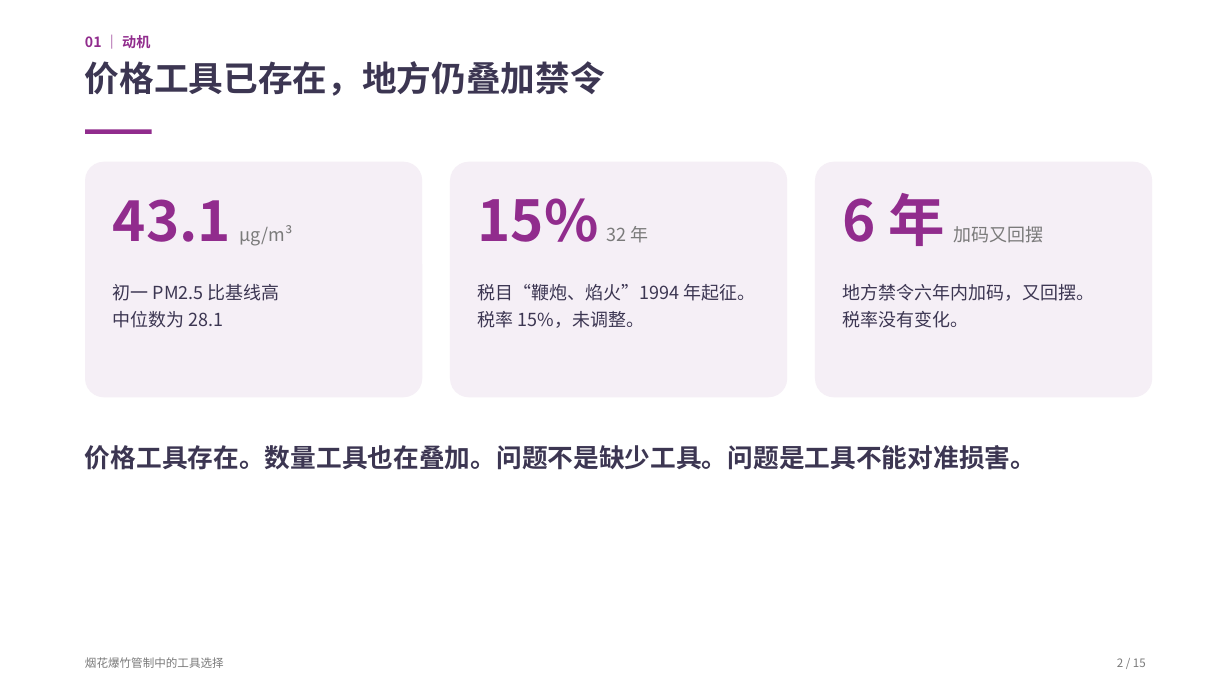
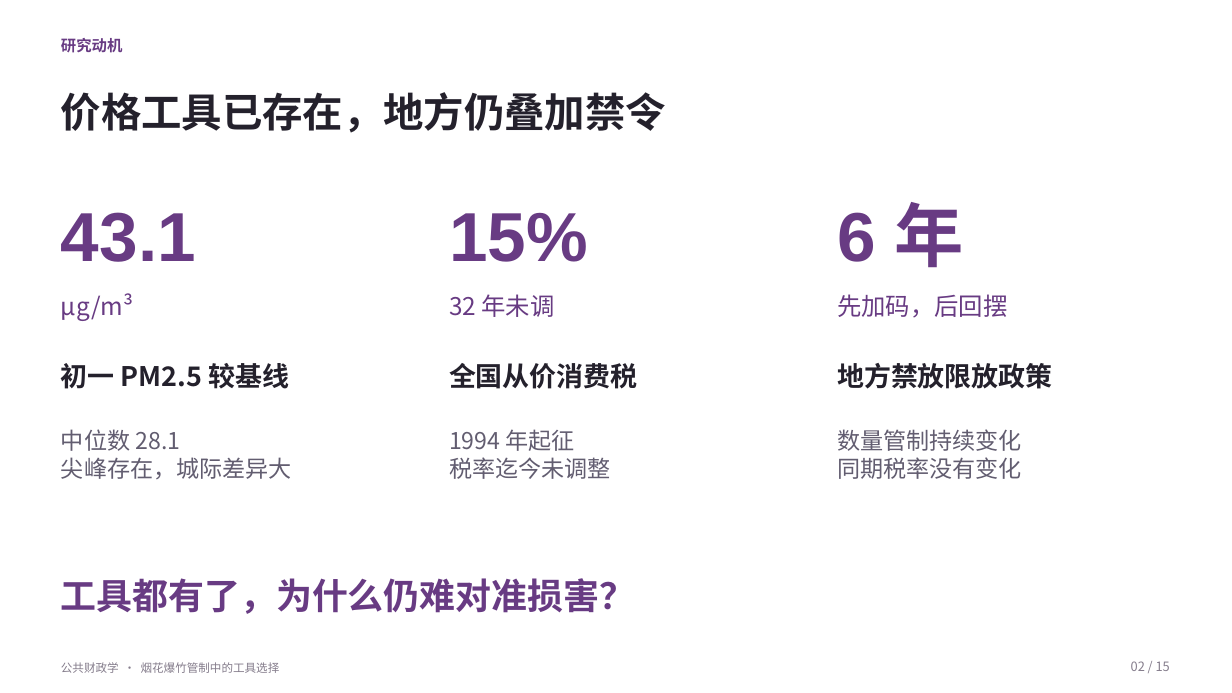
Before and after one commit to YINN233/public-finance-essay-fireworks, a slide deck: slide 2 of presentation/烟花爆竹管制-展示.pptx. Drawn at 1232x693 pixels with LibreOffice and Linux fonts; fonts in the diff are those of the drawing; background and template pictures are left out. Boxes give left, top, right and bottom in pixels: in the first picture for what was removed or moved away, otherwise in the second. Text is boxed around its words. In the diff, an @@ line names an element or a change of style, - is before the commit and + after.

Commit message:
完善烟花爆竹展示：精修 PPT、逐页讲稿与 27 个答辩问答
更新同版 PDF、预览和可重建源文件；区分 65.3% 交互项与 87.3% 条件性未区分份额，校正滨州样本对照与 DK* 范围，并记录更正及验证边界。

```diff
--- a/presentation/烟花爆竹管制-展示.pptx
+++ b/presentation/烟花爆竹管制-展示.pptx
@@ text at [61,38,123,53]: text changed; size 11 to 12 pt; text colour #912C8D to #683B83 @@
-01 ｜ 动机
+研究动机
@@ text "价格工具已存在，地方仍叠加禁令": place and size @@
-text "价格工具已存在，地方仍叠加禁令" at [85,61,605,96]
+text "价格工具已存在，地方仍叠加禁令" at [61,92,666,133]
@@ text "价格工具已存在，地方仍叠加禁令" at [61,92,666,133]: size 27 to 31.5 pt, text colour #3C3652 to #24212C; less space between paragraphs; vertical alignment top to middle @@
@@ rectangle removed at [85,129,152,134] @@
@@ rounded rectangle removed at [85,162,422,397] @@
@@ rounded rectangle removed at [450,162,787,397] @@
@@ rounded rectangle removed at [815,162,1153,397] @@
@@ text at [837,202,964,268]: text changed; size 14 to 54 pt; font Noto Sans CJK SC to Arial; text colour #7A7A7A to #683B83; bold on @@
-6 年 加码又回摆
+6 年
@@ text at [61,212,196,262]: text changed; size 14 to 54 pt; font Noto Sans CJK SC to Arial; text colour #7A7A7A to #683B83; bold on @@
-43.1 μg/m³
+43.1
@@ text at [449,213,588,262]: text changed; size 44 to 54 pt; font Noto Sans CJK SC to Arial; text colour #912C8D to #683B83 @@
-15% 32 年
+15%
@@ text added at [61,293,133,321], 19 pt, text #683B83 @@
+μg/m³
@@ text added at [449,294,554,317], 19 pt, text #683B83 @@
+32 年未调
@@ text added at [837,294,1007,318], 19 pt, text #683B83 @@
+先加码，后回摆
@@ text removed at [843,284,1095,328] @@
-地方禁令六年内加码，又回摆。
-税率没有变化。
@@ text at [61,363,290,389]: text changed; size 14 to 21 pt; text colour #3C3652 to #24212C; bold on @@
-初一 PM2.5 比基线高
-中位数为 28.1
+初一 PM2.5 较基线
@@ text added at [449,363,638,389], 21 pt, text #24212C, bold @@
+全国从价消费税
@@ text added at [837,363,1053,389], 21 pt, text #24212C, bold @@
+地方禁放限放政策
@@ vertical alignment top to middle in 8 elements at [61,662,280,673], [61,212,196,262], [61,38,123,53], [449,213,588,262], [1131,661,1170,671], [837,202,964,268], [61,363,290,389], [449,429,611,479] @@
@@ text added at [61,429,292,479], 18 pt, text #625D70 @@
+中位数 28.1
+尖峰存在，城际差异大
@@ text removed at [85,445,1036,470] @@
-价格工具存在。数量工具也在叠加。问题不是缺少工具。问题是工具不能对准损害。
@@ text at [449,429,611,479]: text changed; size 14 to 18 pt; text colour #3C3652 to #625D70 @@
-税目“鞭炮、焰火”1994 年起征。
-税率 15%，未调整。
+1994 年起征
+税率迄今未调整
@@ text added at [837,429,1022,479], 18 pt, text #625D70 @@
+数量管制持续变化
+同期税率没有变化
@@ text added at [61,578,635,614], 28 pt, text #683B83, bold @@
+工具都有了，为什么仍难对准损害？
@@ text at [61,662,280,673]: text changed; text colour #7A7A7A to #857D8C @@
-烟花爆竹管制中的工具选择
+公共财政学 · 烟花爆竹管制中的工具选择
@@ text at [1131,661,1170,671]: text changed; size 9 to 10 pt; text colour #7A7A7A to #857D8C @@
-2 / 15
+02 / 15
```
Also in this commit, not shown: 13 other slides changed, 1 slide added, 1 slide removed, 15 other files.
